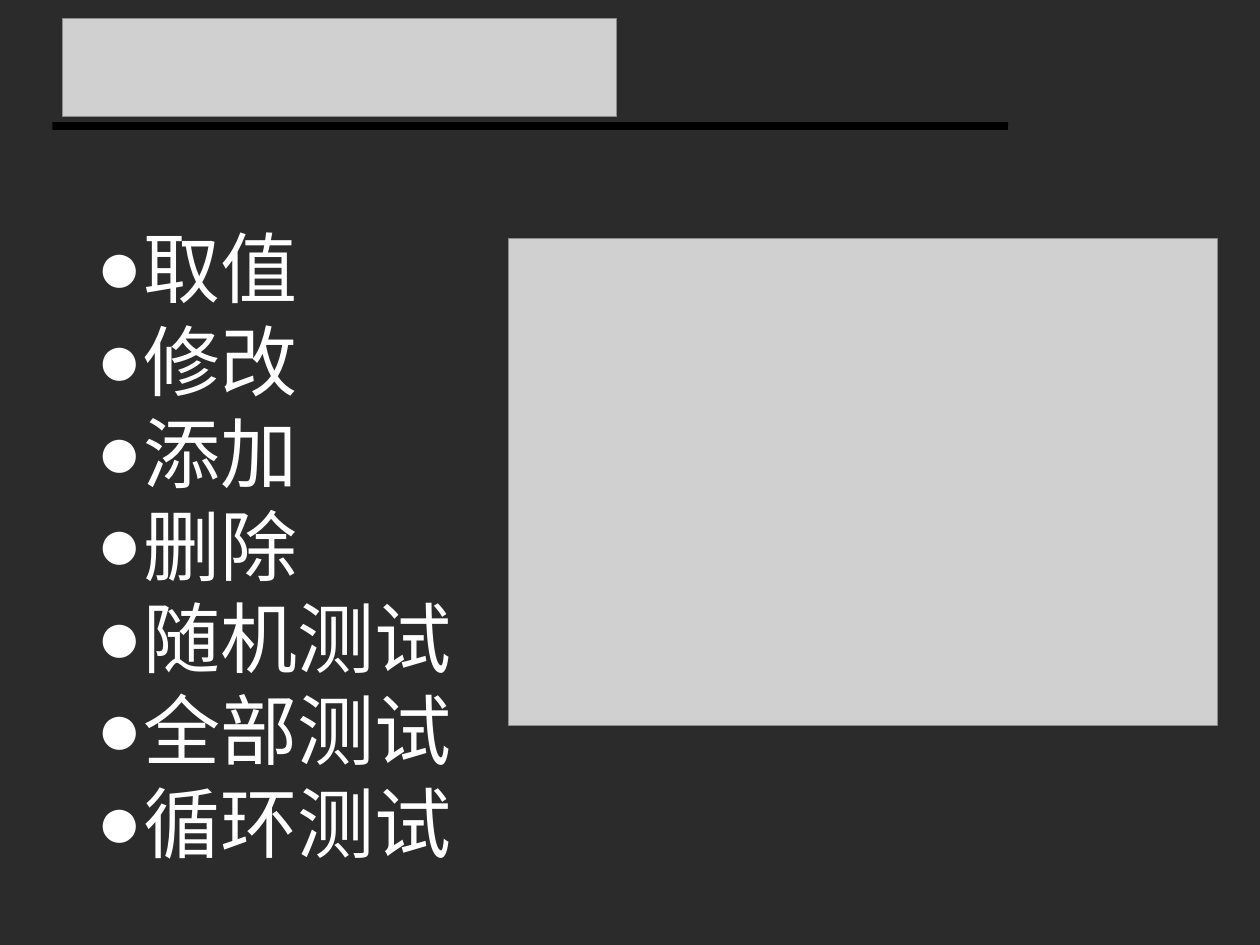
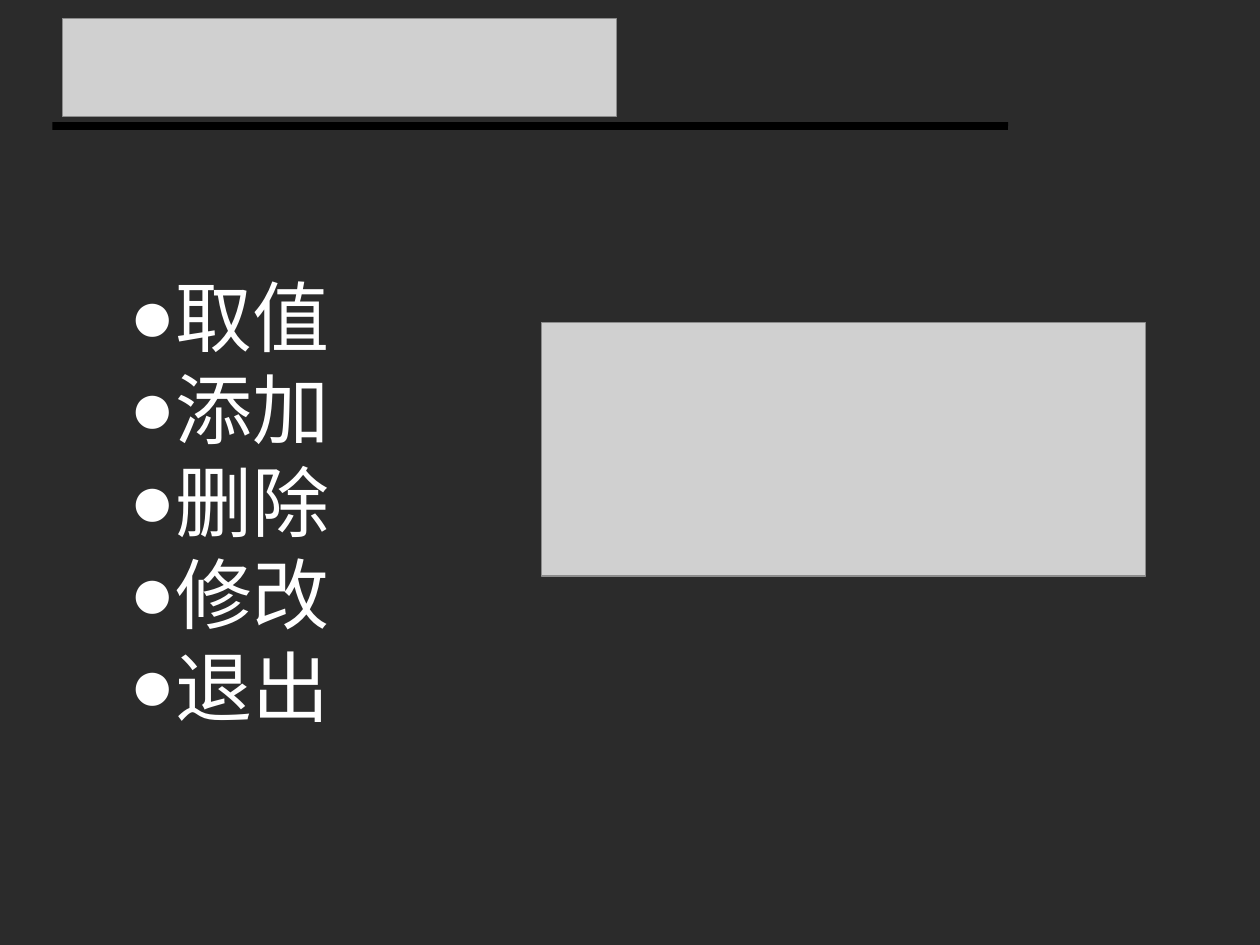
Before and after one commit to Ivanyinfan/Database-2017.7.22, a slide deck: slide 9 of Document/模拟数据库.ppt (slide 8 before the commit). Drawn at 1260x945 pixels with LibreOffice and Linux fonts; fonts in the diff are those of the drawing; grey boxes stand for pictures; background and template pictures are left out; a plain dark background stands for a picture behind light text. Boxes give left, top, right and bottom in pixels: in the first picture for what was removed or moved away, otherwise in the second. Text is boxed around its words. In the diff, an @@ line names an element or a change of style, - is before the commit and + after.

```diff
--- a/Document/模拟数据库.ppt
+++ b/Document/模拟数据库.ppt
@@ text "取值" moved from (x1=143, y1=232, x2=451, y2=859) to (x1=176, y1=281, x2=330, y2=722) @@
@@ text at (x1=143, y1=325, x2=297, y2=397): paragraph removed @@
-● 修改
@@ picture resized from (x1=509, y1=238, x2=1218, y2=726) to (x1=542, y1=323, x2=1147, y2=576) @@
@@ text at (x1=176, y1=558, x2=330, y2=722): text changed @@
-● 随机测试
-● 全部测试
-● 循环测试
+● 修改
+● 退出
```
Also in this commit, not shown: 4 other slides changed, 6 slides added, 8 slides removed, 2 other files.
